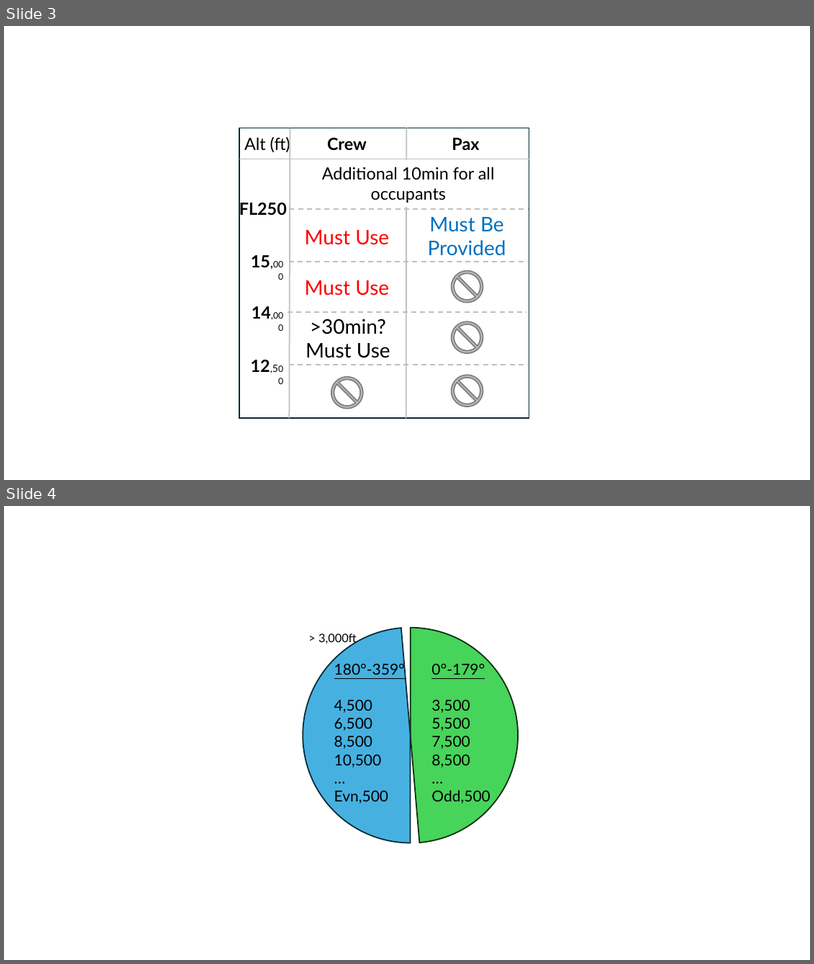
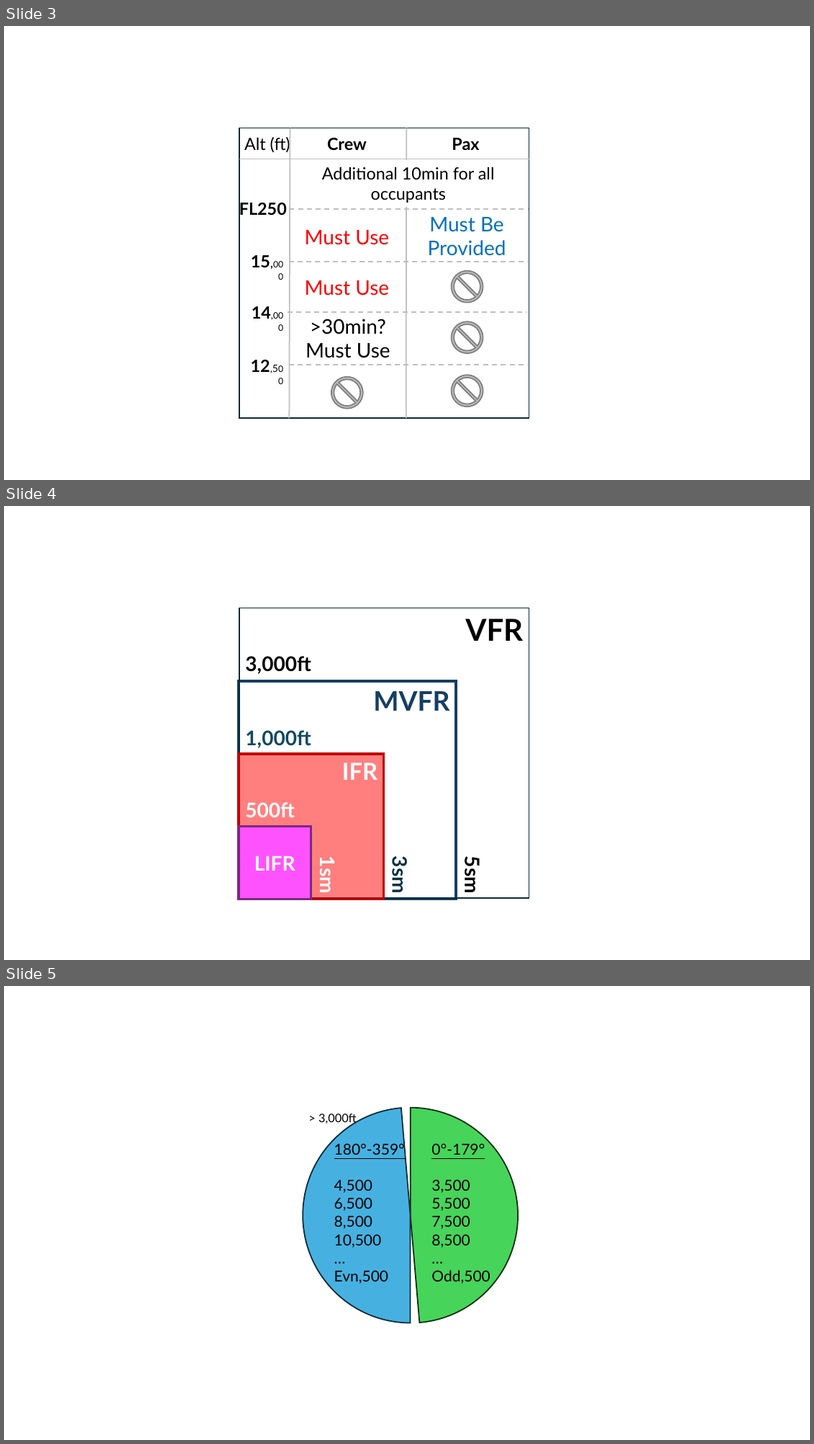
Before and after one commit to jcjollant/gakneeboard, a slide deck: docs/Tiles.pptx. Shown one above the other, each under a label of ours: slides 3 and 4 before the commit, slides 3, 4 and 5 after it. The pictures are 814x964 and 814x1444 pixels, drawn with LibreOffice and Linux fonts; fonts in the diff are those of the drawing. Boxes give left, top, right and bottom in pixels: in the first picture for what was removed or moved away, otherwise in the second. Text is boxed around its words. In the diff, an @@ line names an element or a change of style, - is before the commit and + after.

```diff
--- a/docs/Tiles.pptx
+++ b/docs/Tiles.pptx
@@ slide 4 added at (4, 506, 810, 960), background #FFFFFF @@
@@ rectangle added at (240, 608, 530, 898), outline #092A39 1.5 pt, 36 pt, text #000000, bold @@
+VFR
@@ text added at (245, 656, 311, 674), 24 pt, text #000000, bold @@
+3,000ft
@@ rectangle added at (239, 681, 456, 898), outline #163E64 3 pt, 32 pt, text #163E64, bold @@
+MVFR
@@ text added at (245, 730, 311, 748), 24 pt, text #104862, bold @@
+1,000ft
@@ rectangle added at (239, 754, 384, 898), fill #FF0000 at 50% opacity, outline #C00000 3 pt, 28 pt, text #FFFFFF, bold @@
+IFR
@@ text added at (245, 802, 295, 817), 24 pt, text #FFFFFF, bold @@
+500ft
@@ rectangle added at (239, 826, 311, 898), fill #FF52FF, outline #7E287F 3 pt, 24 pt, text #FFFFFF, bold @@
+LIFR
@@ text added at (316, 860, 340, 892), 24 pt, text #FFFFFF, bold @@
+1sm
@@ text added at (388, 860, 413, 892), 24 pt, text #0B3041, bold @@
+3sm
@@ text added at (461, 860, 486, 892), 24 pt, text #000000, bold @@
+5sm
@@ what was slide 4 is now slide 5 @@
```
Also in this commit, not shown: 1 slide changed, 3 other files.
